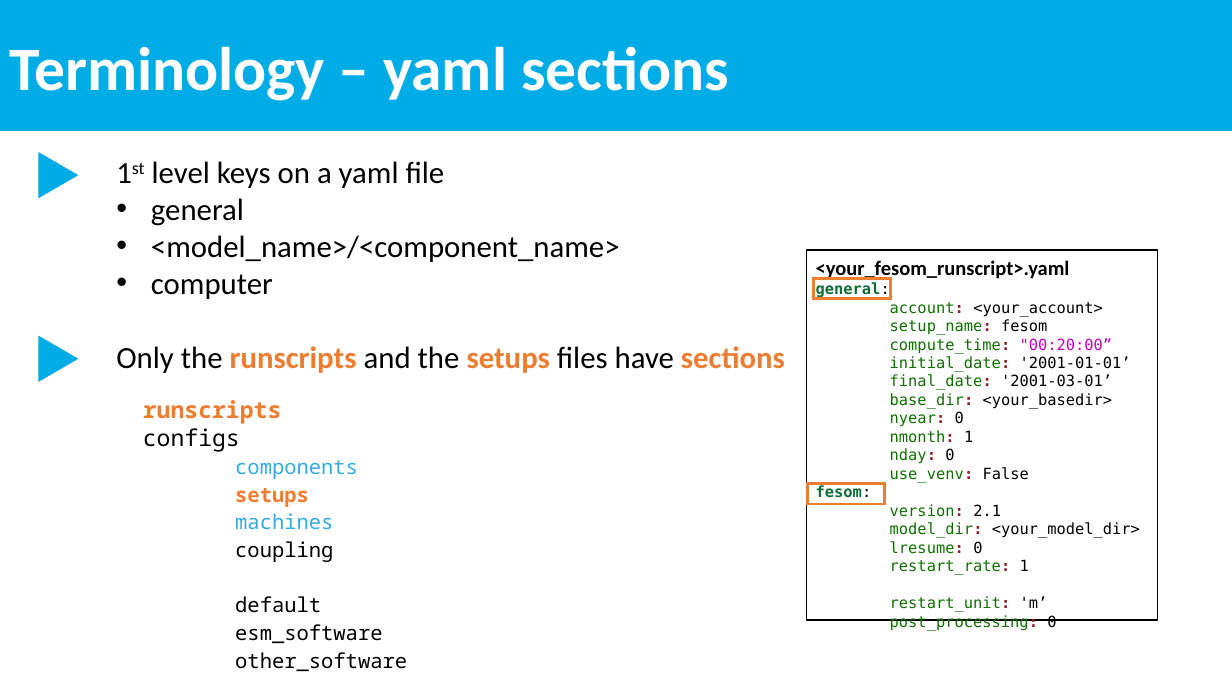
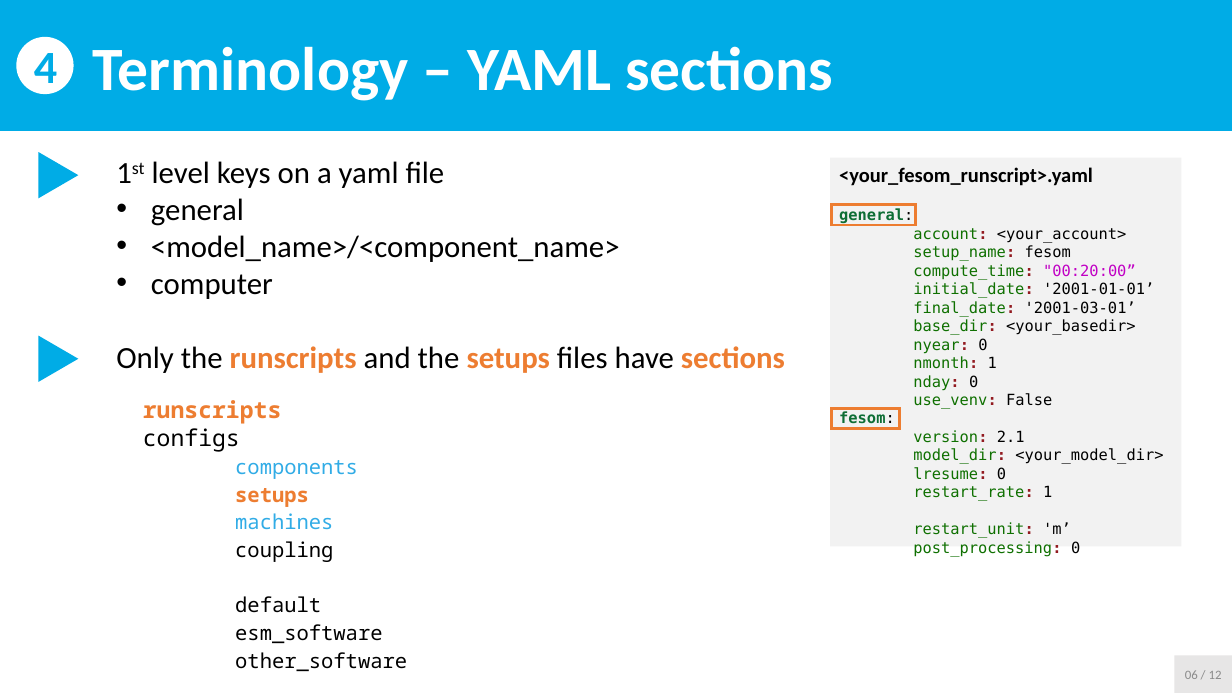
Before and after one commit to esm-tools/workshops, a slide deck: slide 6 of PalMod2022/docs/4_ESM-Tools terminology.pptx (slide 5 before the commit). Drawn at 1232x693 pixels with LibreOffice and Linux fonts; fonts in the diff are those of the drawing. Boxes give left, top, right and bottom in pixels: in the first picture for what was removed or moved away, otherwise in the second. Text is boxed around its words. In the diff, an @@ line names an element or a change of style, - is before the commit and + after.

Commit message:
terminology finished

```diff
--- a/PalMod2022/docs/4_ESM-Tools terminology.pptx
+++ b/PalMod2022/docs/4_ESM-Tools terminology.pptx
@@ ellipse added at bbox=[17, 37, 74, 94], fill #FFFFFF, 36 pt, text #00ACE6, bold @@
+4
@@ text in rectangle at bbox=[93, 46, 833, 101]: text changed @@
-Terminology – yaml sections
+Terminology – YAML sections
@@ rectangle "<your_fesom_runscript>.yaml": place and size @@
-rectangle "<your_fesom_runscript>.yaml" at bbox=[807, 250, 1158, 621]
+rectangle "<your_fesom_runscript>.yaml" at bbox=[830, 158, 1181, 547]
@@ rectangle "<your_fesom_runscript>.yaml" at bbox=[830, 158, 1181, 547]: fill none to #F2F2F2; outline #000000 1 pt to none @@
@@ text in rectangle at bbox=[839, 167, 1093, 223]: text changed @@
-<your_fesom_runscript>.yaml
-general:
+<your_fesom_runscript>.yaml
+general:
@@ rectangle: place and size @@
-rectangle at bbox=[814, 278, 891, 299]
+rectangle at bbox=[832, 204, 917, 225]
@@ rectangle: place and size @@
-rectangle at bbox=[808, 483, 884, 504]
+rectangle at bbox=[832, 409, 900, 429]
@@ rectangle added at bbox=[1175, 655, 1232, 693], fill #E7E6E6, 10 pt, text #8C8C8C @@
+06 / 12
```
Also in this commit, not shown: 7 other slides changed, 4 slides added, 1 slide removed.
